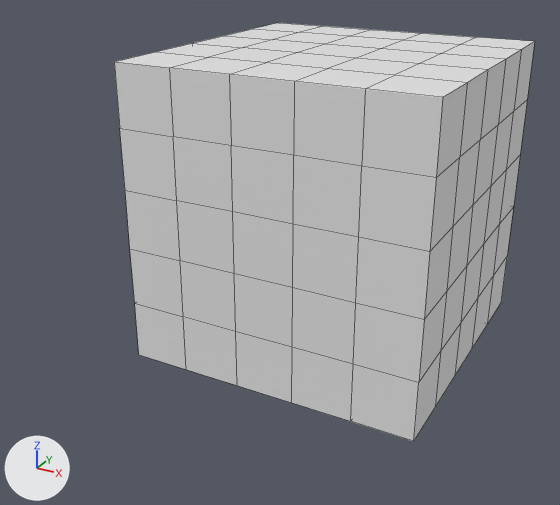
One commit to the Blender file Baubek/drone-motor.blend: the scene before it, then after it.
Camera for both pictures: a 50 mm lens placed at (2.1, -4.6, 1.81), pointed at (-0.05, -0.7, -0.14). The axes (+X, +Y, +Z) are drawn at lower left. The lights are the same throughout. Mesh edges are drawn as thin lines.
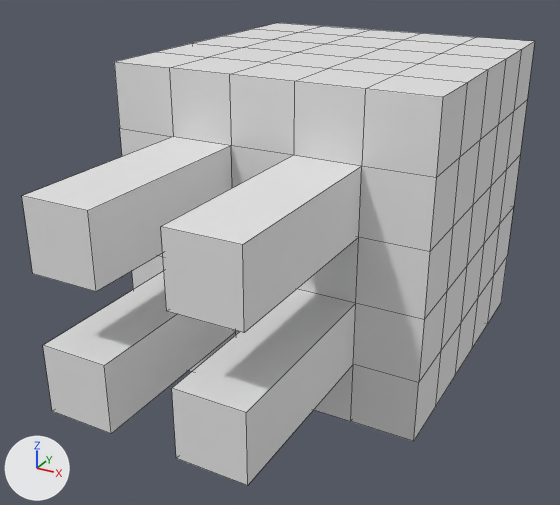
Commit message: drone-motor.blend file has been changed

Changed parts and their boxes [x1, y1, x2, y2] in the pictures (560 x 505 px):
'Cube', reshaped (22% wider, 11% taller)
    before: [114, 23, 535, 441]
    after: [22, 23, 535, 485]
part 1 of me_cube, built on
    before: [173, 137, 362, 364]
    after: [22, 137, 362, 485]

The change, as a diff of the scene's bpy script:
```diff
--- a/Baubek/drone-motor.blend.py
+++ b/Baubek/drone-motor.blend.py
@@ me_cube @@
 # used by ob_cube; location = (0.0, 0.0, 0.0)
-me_cube.from_pydata(...)  # 152 vertices, 150 faces; spans x -1.0..1.0, y -1.0..1.0, z -1.0..1.0
+me_cube.from_pydata(...)  # 168 vertices, 166 faces; spans x -1.0..1.0, y -2.19..1.0, z -1.0..1.0
+# me_cube part 1
+# 4 faces are deleted
+# 16 new vertices lie (0.0, -1.19, 0.0) away from vertices in x -0.6..0.6, y -1.0, z -0.6..0.6
+# 20 new faces join them
 me_cube.materials.append(mat_material)
```
